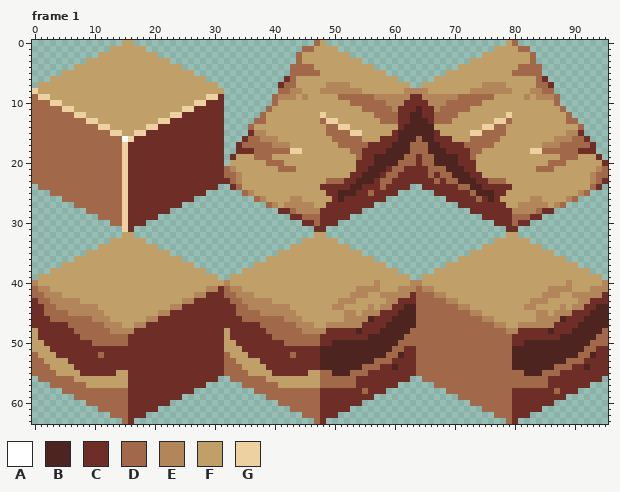
Two versions of one pixel-art file, Art/Environment.aseprite. Above is the file before it was changed.
96x64 pixels, 4 frames. Shown: frame 1.
Palette (. is transparent): A #ffffff  B #4e2420  C #6e2d27  D #a1684a  E #b2855a  F #c0a068  G #edd1a1
Now the later version:
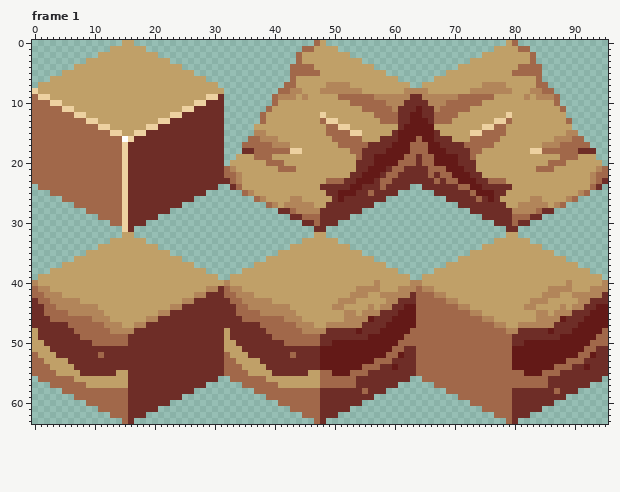
From the commit log: Changing Squares slightly
The edit:
colour B: #4e2420 -> #631917
Frame 1, layers "Group 1/Plane Right", "Group 1/Plane Left":
y 6: x 42 C -> .; x 85 C -> .
y 7: x 41 C -> .; x 86 C -> .
y 12: x 89 D -> .
y 13: x 37 D -> .; x 90 D -> .
y 14: x 36 D -> .; x 90..91 FD -> ..
y 15: x 36 C -> .; x 91 C -> .
y 16: x 35 C -> .; x 92 C -> .
y 17: x 34 C -> .; x 93 C -> .
y 18: x 34 C -> .
y 19: x 33 C -> .; x 94 C -> .
y 20: x 95 C -> .
Boxes around the changes in both pictures, in picture pixels (x1, y1, x2, y2):
erased: (278, 76, 290, 88)
erased: (542, 76, 554, 88)
changed: (338, 106, 494, 202)
erased: (566, 112, 608, 166)
erased: (230, 118, 260, 160)
changed: (320, 304, 416, 376)
changed: (512, 304, 608, 376)
